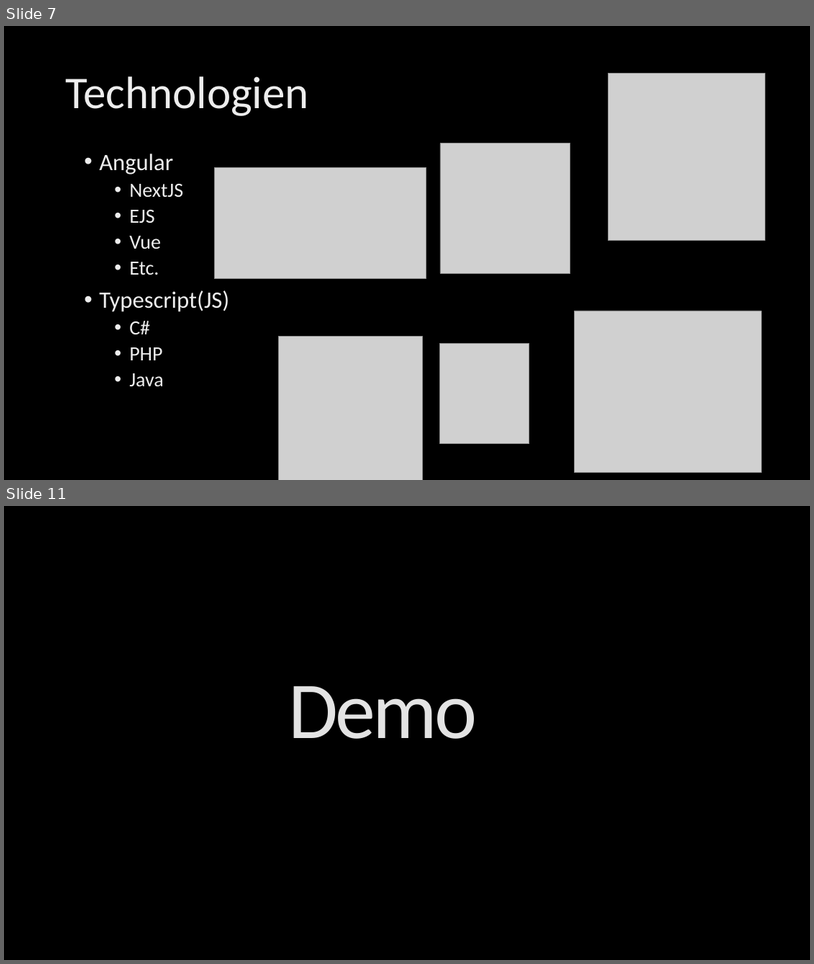
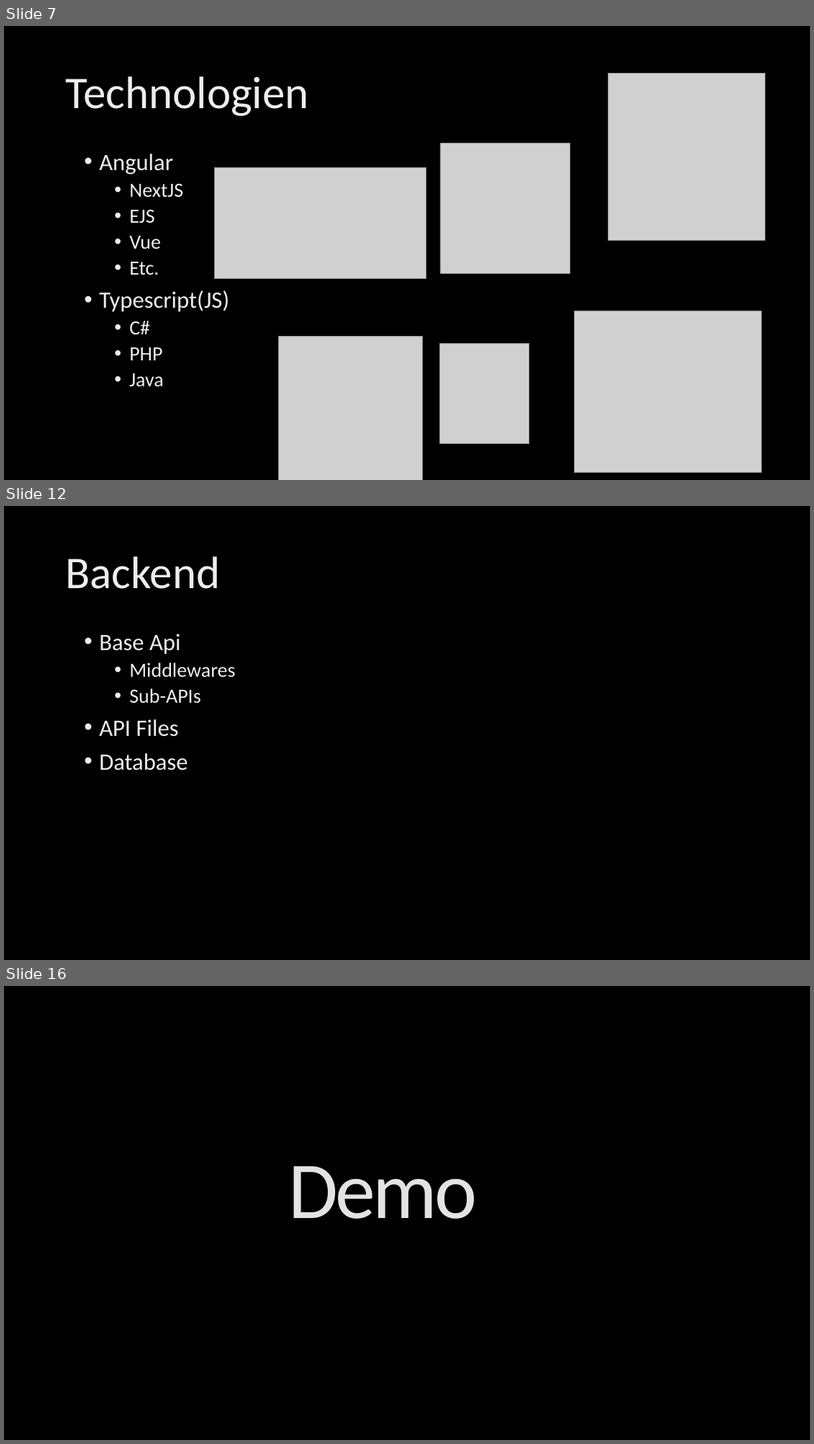
Before and after one commit to seiemens/to-do-prosche, a slide deck: Documentation/M223_Presentation.pptx. Shown one above the other, each under a label of ours: slides 7 and 11 before the commit, slides 7, 12 and 16 after it; the slides between them are not shown. The pictures are 814x964 and 814x1444 pixels, drawn with LibreOffice and Linux fonts; fonts in the diff are those of the drawing; grey boxes stand for pictures; background and template pictures are left out. Boxes give left, top, right and bottom in pixels: in the first picture for what was removed or moved away, otherwise in the second. Text is boxed around its words. In the diff, an @@ line names an element or a change of style, - is before the commit and + after.

```diff
--- a/Documentation/M223_Presentation.pptx
+++ b/Documentation/M223_Presentation.pptx
@@ slide 12 added at (x1=4, y1=506, x2=810, y2=960), background picture (left out) @@
@@ title added at (x1=65, y1=556, x2=220, y2=589), 54 pt, text gradient #BFBFBF to #EDEDED to #FFFFFF @@
+Backend
@@ text added at (x1=99, y1=633, x2=235, y2=770), 28 pt, text gradient #BFBFBF to #EDEDED to #FFFFFF @@
+• Base Api
+  • Middlewares
+  • Sub-APIs
+• API Files
+• Database
@@ what was slide 11 is now slide 16 @@
```
Also in this commit, not shown: 1 slide changed, 6 other slides added, 2 slides removed.
